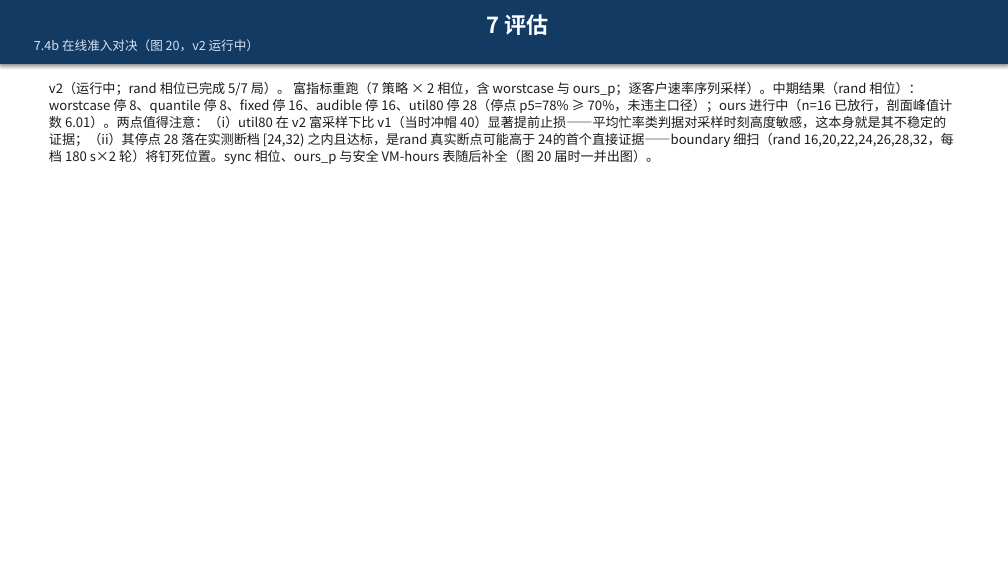
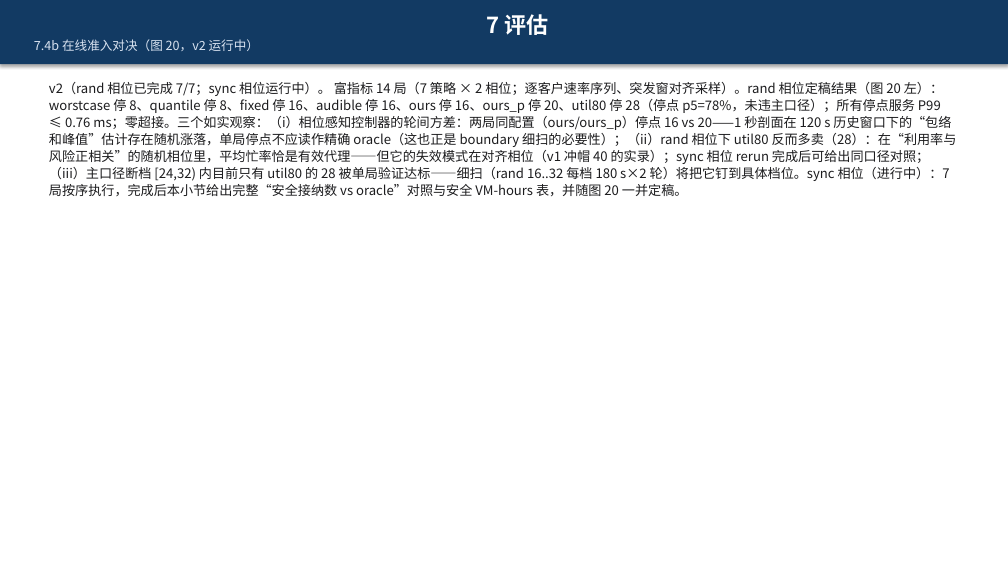
Before and after one commit to 3257085208/Paper, a slide deck: slide 100 of paper.pptx (slide 99 before the commit). Drawn at 1008x567 pixels with LibreOffice and Linux fonts; fonts in the diff are those of the drawing. Boxes give left, top, right and bottom in pixels: in the first picture for what was removed or moved away, otherwise in the second. Text is boxed around its words. In the diff, an @@ line names an element or a change of style, - is before the commit and + after.

```diff
--- a/paper.pptx
+++ b/paper.pptx
@@ text at [49,82,957,196]: text changed @@
-v2（运行中；rand 相位已完成 5/7 局）。 富指标重跑（7 策略 × 2 相位，含 worstcase 与 ours_p；逐客户速率序列采样）。中期结果（rand 相位）：worstcase 停 8、quantile 停 8、fixed 停 16、audible 停 16、util80 停 28（停点 p5=78% ≥ 70%，未违主口径）；ours 进行中（n=16 已放行，剖面峰值计数 6.01）。两点值得注意：（i）util80 在 v2 富采样下比 v1（当时冲帽 40）显著提前止损——平均忙率类判据对采样时刻高度敏感，这本身就是其不稳定的证据；（ii）其停点 28 落在实测断档 [24,32) 之内且达标，是rand 真实断点可能高于 24的首个直接证据——boundary 细扫（rand 16,20,22,24,26,28,32，每档 180 s×2 轮）将钉死位置。sync 相位、ours_p 与安全 VM-hours 表随后补全（图 20 届时一并出图）。
+v2（rand 相位已完成 7/7；sync 相位运行中）。 富指标 14 局（7 策略 × 2 相位；逐客户速率序列、突发窗对齐采样）。rand 相位定稿结果（图 20 左）：worstcase 停 8、quantile 停 8、fixed 停 16、audible 停 16、ours 停 16、ours_p 停 20、util80 停 28（停点 p5=78%，未违主口径）；所有停点服务 P99 ≤ 0.76 ms；零超接。三个如实观察：（i）相位感知控制器的轮间方差：两局同配置（ours/ours_p）停点 16 vs 20——1 秒剖面在 120 s 历史窗口下的“包络和峰值”估计存在随机涨落，单局停点不应读作精确 oracle（这也正是 boundary 细扫的必要性）；（ii）rand 相位下 util80 反而多卖（28）：在“利用率与风险正相关”的随机相位里，平均忙率恰是有效代理——但它的失效模式在对齐相位（v1 冲帽 40 的实录）；sync 相位 rerun 完成后可给出同口径对照；（iii）主口径断档 [24,32) 内目前只有 util80 的 28 被单局验证达标——细扫（rand 16..32 每档 180 s×2 轮）将把它钉到具体档位。sync 相位（进行中）：7 局按序执行，完成后本小节给出完整“安全接纳数 vs oracle”对照与安全 VM-hours 表，并随图 20 一并定稿。
```
Also in this commit, not shown: 3 other slides changed, 1 slide added.
